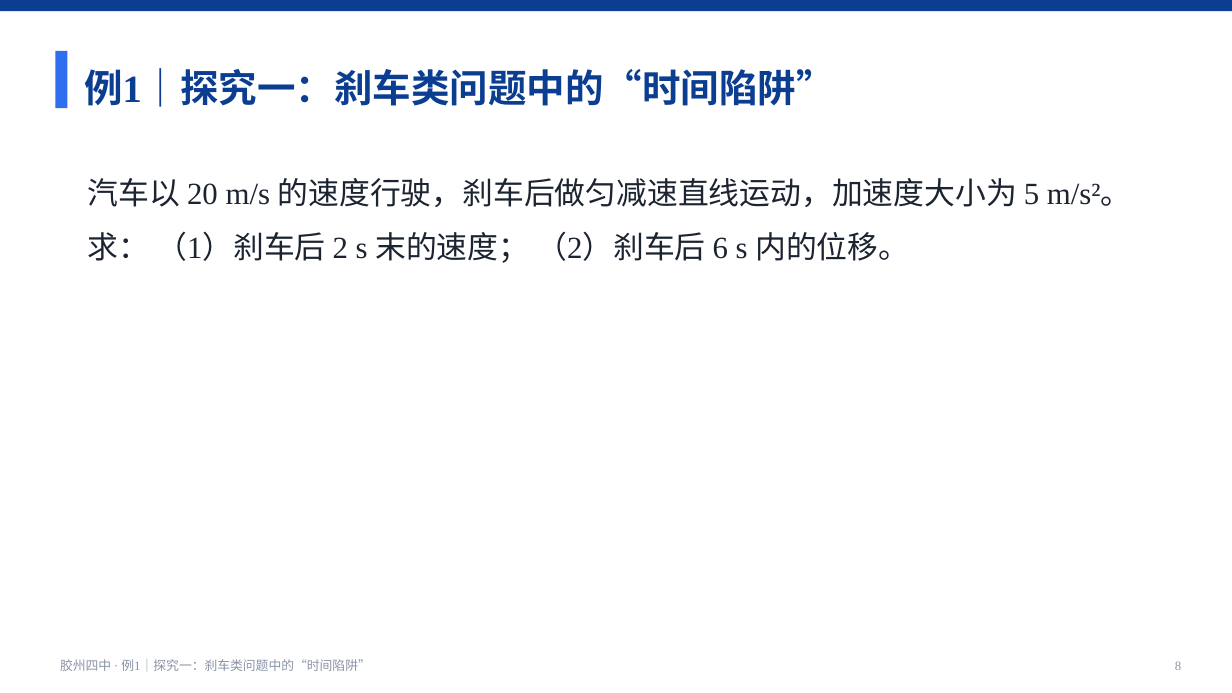
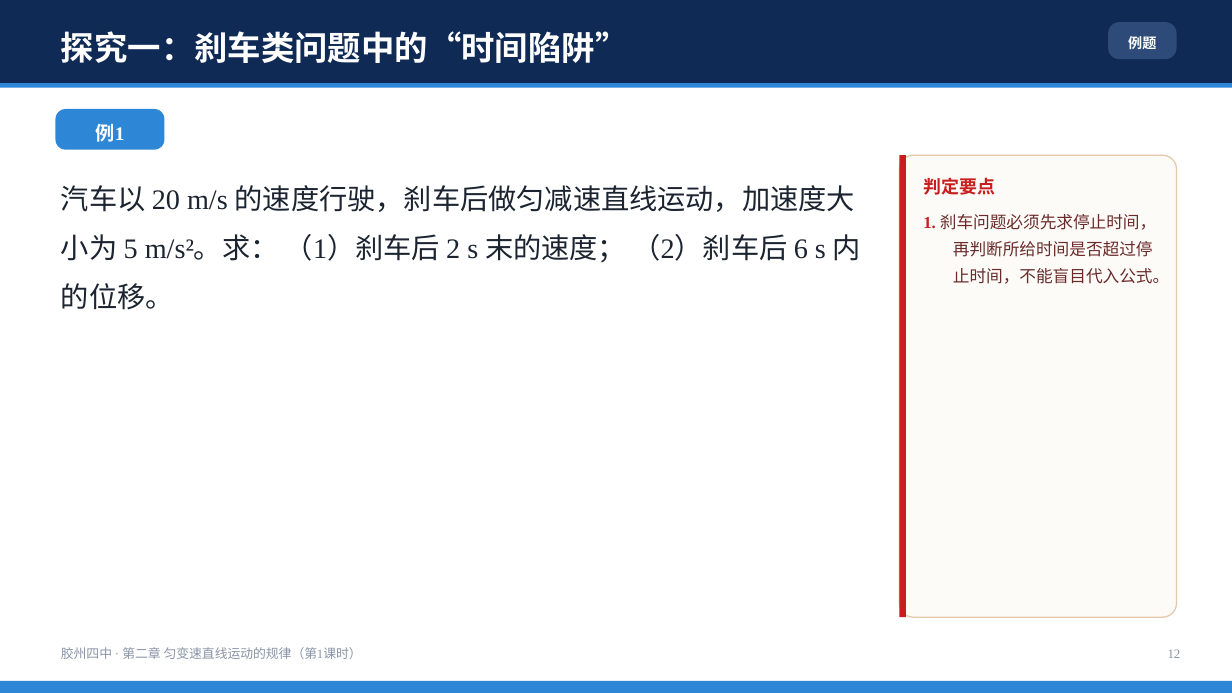
Before and after one commit to wohongshi/jszz, a slide deck: slide 12 of examples/preview/sample_xuean.pptx (slide 8 before the commit). Drawn at 1232x693 pixels with LibreOffice and Linux fonts; fonts in the diff are those of the drawing. Boxes give left, top, right and bottom in pixels: in the first picture for what was removed or moved away, otherwise in the second. Text is boxed around its words. In the diff, an @@ line names an element or a change of style, - is before the commit and + after.

```diff
--- a/examples/preview/sample_xuean.pptx
+++ b/examples/preview/sample_xuean.pptx
@@ rectangle: place and size @@
-rectangle at box(0, 0, 1232, 11)
+rectangle at box(0, 0, 1232, 83)
@@ rectangle at box(0, 0, 1232, 83): fill #0B3D91 to #0F2B55 @@
@@ rounded rectangle added at box(1108, 22, 1177, 59), fill #2E4A78 @@
@@ rectangle removed at box(55, 51, 67, 108) @@
@@ text at box(61, 31, 628, 63): text changed; size 30 to 26 pt; text colour #0B3D91 to #FFFFFF @@
-例1｜探究一：刹车类问题中的“时间陷阱”
+探究一：刹车类问题中的“时间陷阱”
@@ text added at box(1128, 34, 1156, 52), 11 pt, text #FFFFFF, bold @@
+例题
@@ rectangle added at box(0, 83, 1232, 88), fill #2E86D6 @@
@@ rounded rectangle added at box(55, 109, 165, 150), fill #2E86D6 @@
@@ text added at box(96, 124, 125, 142), 15 pt, text #FFFFFF, bold @@
+例1
@@ text "汽车以 20 m/s 的速度行驶，刹车后做匀减速直线运动，加速度大小为 5 ...": place and size @@
-text "汽车以 20 m/s 的速度行驶，刹车后做匀减速直线运动，加速度大小为 5 ..." at box(88, 178, 1132, 263)
+text "汽车以 20 m/s 的速度行驶，刹车后做匀减速直线运动，加速度大小为 5 ..." at box(61, 185, 861, 310)
@@ text "汽车以 20 m/s 的速度行驶，刹车后做匀减速直线运动，加速度大小为 5 ..." at box(61, 185, 861, 310): size 24 to 22 pt @@
@@ rounded rectangle added at box(899, 155, 1177, 617), fill #FDFBF7, outline #E5C9A8 1 pt @@
@@ rectangle added at box(899, 155, 906, 617), fill #C81E1E @@
@@ text added at box(923, 177, 1169, 284), 13 pt, text #6B2B2B @@
+判定要点
+1. 刹车问题必须先求停止时间，再判断所给时间是否超过停止时间，不能盲目代入公式。
@@ text at box(61, 647, 362, 659): text changed @@
-胶州四中 · 例1｜探究一：刹车类问题中的“时间陷阱”
+胶州四中 · 第二章 匀变速直线运动的规律（第1课时）
@@ text added at box(1168, 649, 1181, 658), 10 pt, text #8A94A6 @@
+12
@@ rectangle added at box(0, 681, 1232, 693), fill #2E86D6 @@
@@ text removed at box(1175, 661, 1181, 670) @@
-8
```
Also in this commit, not shown: 19 other slides changed, 6 slides added, 28 other files.
